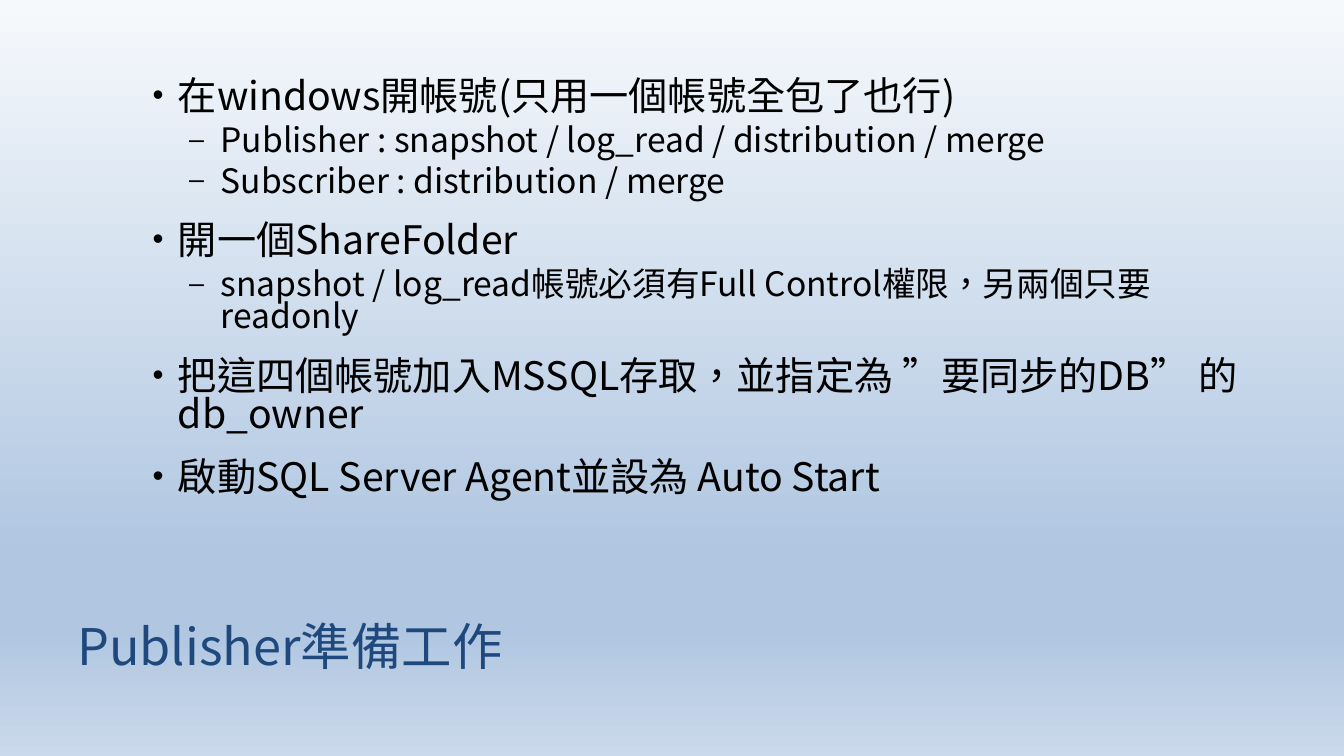
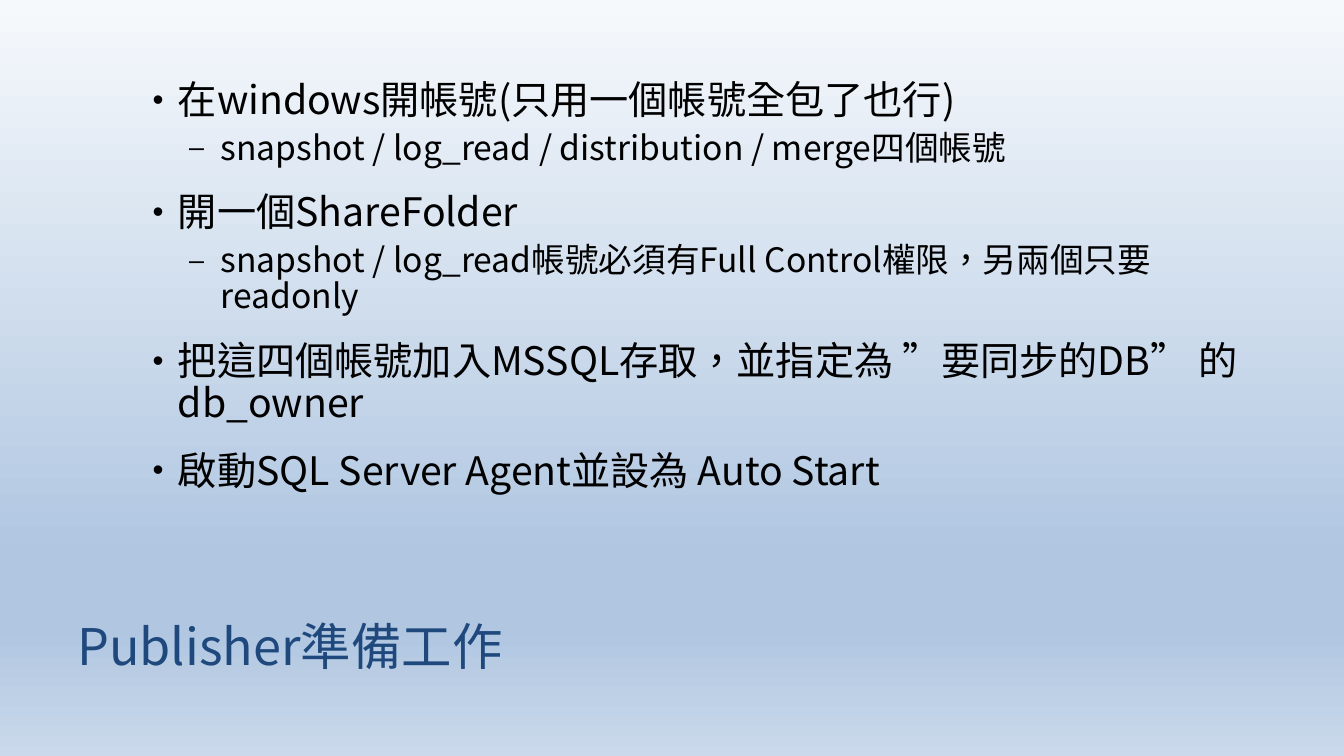
Before and after one commit to smokingpc/MssqlReplication, a slide deck: slide 5 of doc/introduction.pptx. Drawn at 1344x756 pixels with LibreOffice and Linux fonts; fonts in the diff are those of the drawing. Boxes give left, top, right and bottom in pixels: in the first picture for what was removed or moved away, otherwise in the second. Text is boxed around its words. In the diff, an @@ line names an element or a change of style, - is before the commit and + after.

Commit message:
update PPT slide

```diff
--- a/doc/introduction.pptx
+++ b/doc/introduction.pptx
@@ text at (x1=178, y1=81, x2=1238, y2=495): line spacing 0.8 to 0.9 @@
@@ text at (x1=221, y1=131, x2=1006, y2=169): text changed @@
-  – Publisher : snapshot / log_read / distribution / merge
-  – Subscriber : distribution / merge
+  – snapshot / log_read / distribution / merge四個帳號
```
Also in this commit, not shown: 2 other slides changed, 3 slides added, 1 slide removed.
